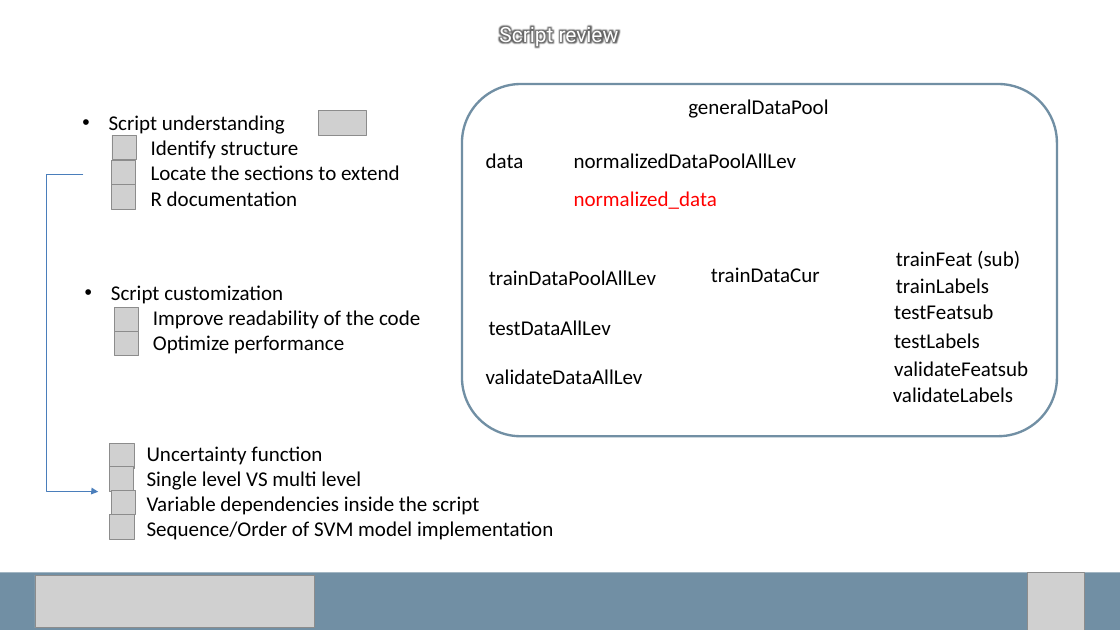
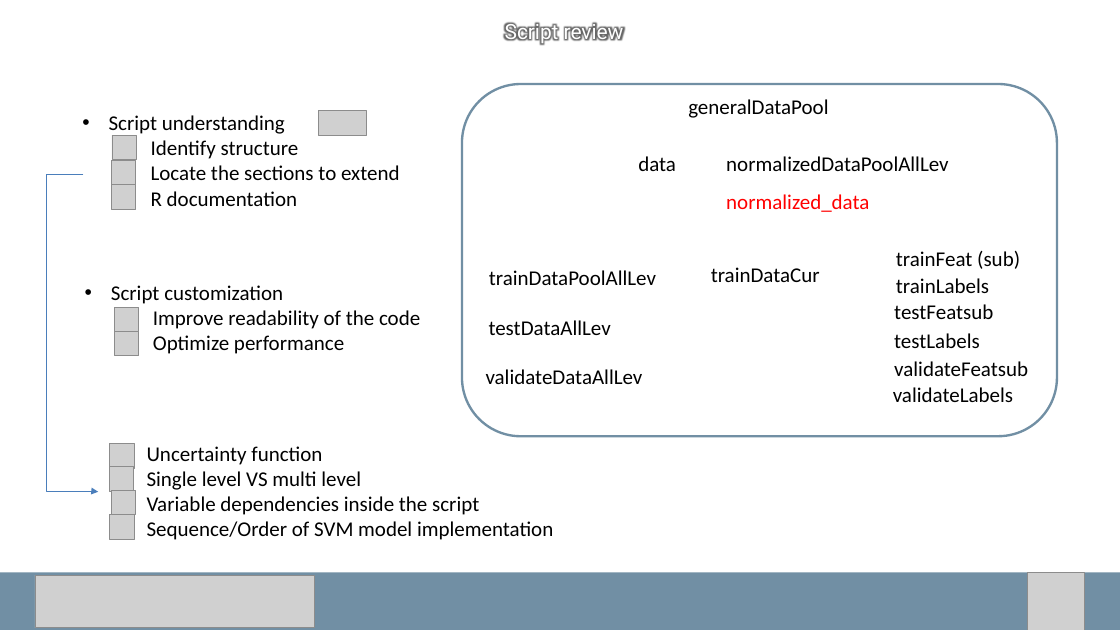
Before and after one commit to carls31/active-learning-virtual-SVM, a slide deck: slide 5 of presentation_CARLASSARA_10601118.pptx. Drawn at 1120x630 pixels with LibreOffice and Linux fonts; fonts in the diff are those of the drawing; grey boxes stand for pictures. Boxes give left, top, right and bottom in pixels: in the first picture for what was removed or moved away, otherwise in the second. Text is boxed around its words. In the diff, an @@ line names an element or a change of style, - is before the commit and + after.

```diff
--- a/presentation_CARLASSARA_10601118.pptx
+++ b/presentation_CARLASSARA_10601118.pptx
@@ text "Script review": place and size @@
-text "Script review" at [499,25,619,48]
+text "Script review" at [505,22,624,45]
@@ text "data": place and size @@
-text "data" at [486,153,524,168]
+text "data" at [638,156,676,171]
@@ text "normalizedDataPoolAllLev": place and size @@
-text "normalizedDataPoolAllLev" at [574,153,796,168]
+text "normalizedDataPoolAllLev" at [726,156,948,171]
@@ text "normalized_data": place and size @@
-text "normalized_data" at [574,191,717,209]
+text "normalized_data" at [726,194,869,212]
```
Also in this commit, not shown: 4 other slides changed, 1 slide added, 1 slide removed.
